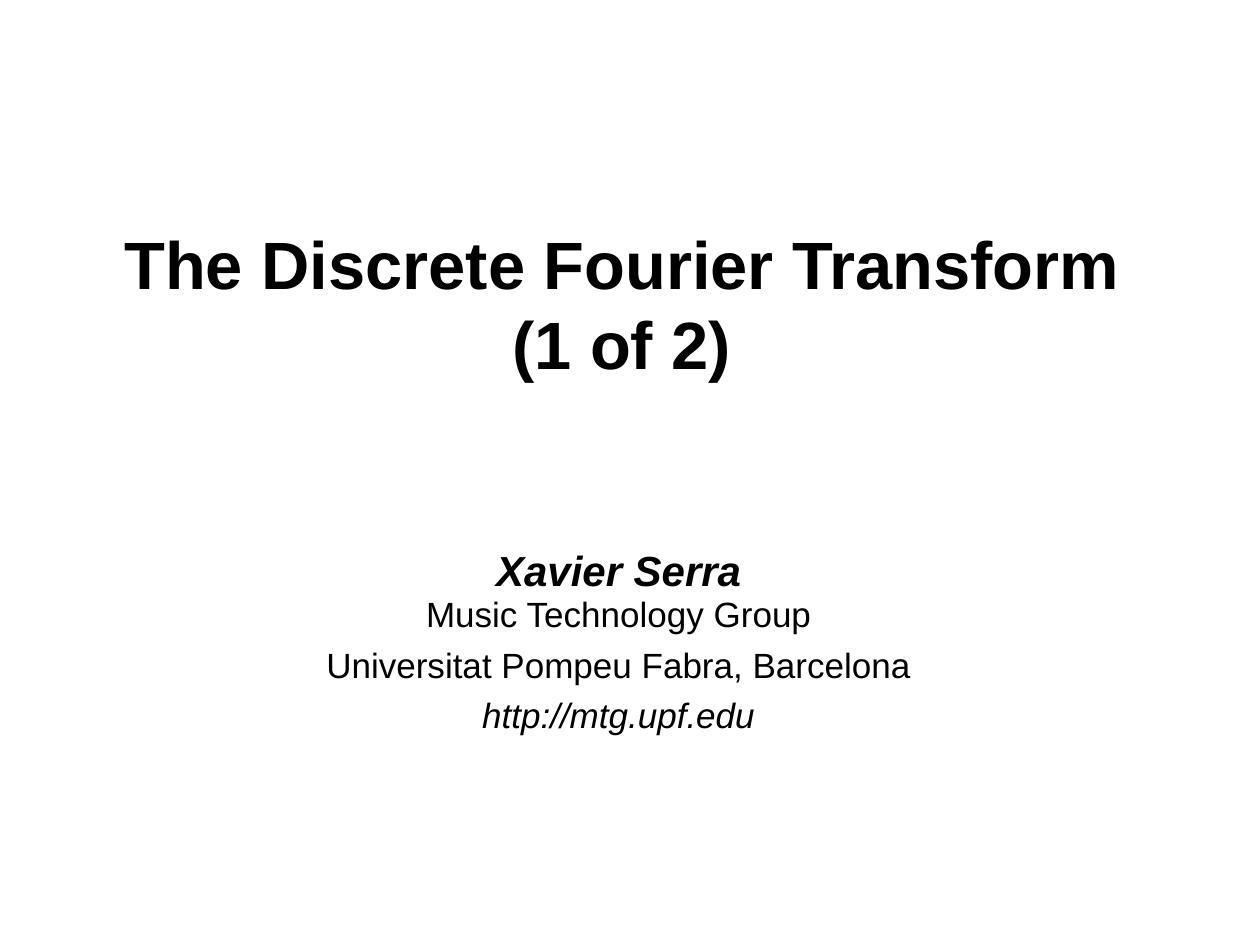
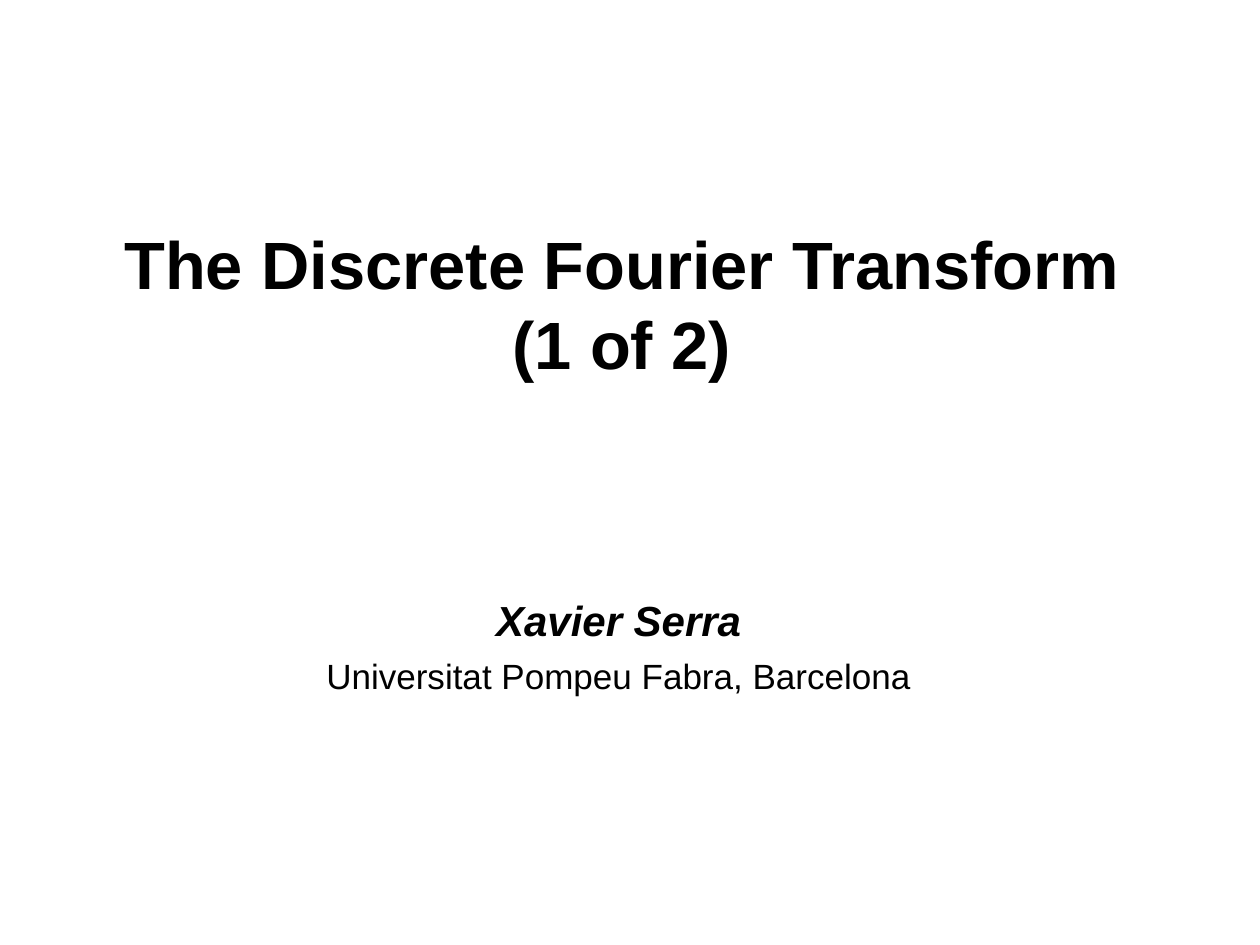
Before and after one commit to MTG/sms-tools, a slide deck: slide 1 of lectures/2-DFT/DFT-1.odp. Drawn at 1260x945 pixels with LibreOffice and Linux fonts; fonts in the diff are those of the drawing. Boxes give left, top, right and bottom in pixels: in the first picture for what was removed or moved away, otherwise in the second. Text is boxed around its words. In the diff, an @@ line names an element or a change of style, - is before the commit and + after.

```diff
--- a/lectures/2-DFT/DFT-1.odp
+++ b/lectures/2-DFT/DFT-1.odp
@@ text "Xavier Serra" moved from (x1=326, y1=555, x2=911, y2=735) to (x1=326, y1=605, x2=911, y2=695) @@
@@ text at (x1=496, y1=605, x2=741, y2=637): text changed; size 20 to 24 pt; bold on; italic on @@
-Xavier Serra
-Music Technology Group
+Xavier Serra
@@ text at (x1=482, y1=702, x2=754, y2=735): paragraph removed @@
-http://mtg.upf.edu
```
Also in this commit, not shown: 3 other slides changed, 1 slide removed, 37 other files.
